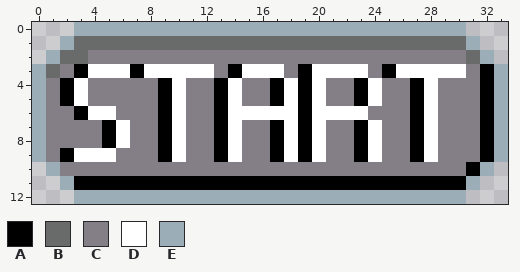
File history of a pixel-art sprite, client/assets/button_over.png. Above, as it was before the edit.
The file is 40x40 pixels. The old version is drawn lined up with the new one, on the new canvas.
Palette (. is transparent): A #000000  B #696a6a  C #847e87  D #ffffff  E #9badb7
Pixels before, first column x 0:
 0 ...EEEEEEEEEEEEEEEEEEEEEEEEEEEE...
 1 ..EBBBBBBBBBBBBBBBBBBBBBBBBBBBBE..
 2 .EBBCCCCCCCCCCCCCCCCCCCCCCCCCCCBE.
 3 EBCADDDADDDDDCADDDCADDDDCADDDDDCAE
 4 ECADCCCCCADCCADCCADADCCADCCADCCCAE
 5 ECADCCCCCADCCADCCADADCCADCCADCCCAE
 6 ECCADDCCCADCCADDDDDADDDDCCCADCCCAE
 7 ECCCCADCCADCCADCCADADCCADCCADCCCAE
 8 ECCCCADCCADCCADCCADADCCADCCADCCCAE
 9 ECADDDCCCADCCADCCADADCCADCCADCCCAE
10 .ECCCCCCCCCCCCCCCCCCCCCCCCCCCCCAE.
11 ..EAAAAAAAAAAAAAAAAAAAAAAAAAAAAE..
12 ...EEEEEEEEEEEEEEEEEEEEEEEEEEEE...
The same view after the edit:
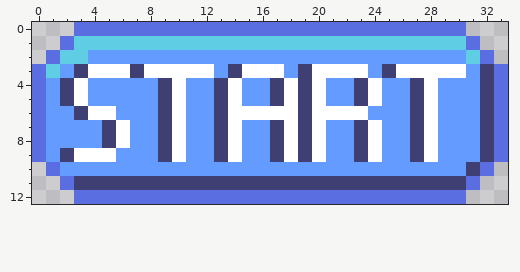
Difference:
canvas 40x40 -> 34x13, the old top-left corner now at -1,-14 (the part of the old canvas that was cut away was empty and is not shown)
colour A: #000000 -> #3f3f74
colour B: #696a6a -> #5fcde4
colour C: #847e87 -> #639bff
colour E: #9badb7 -> #5b6ee1
